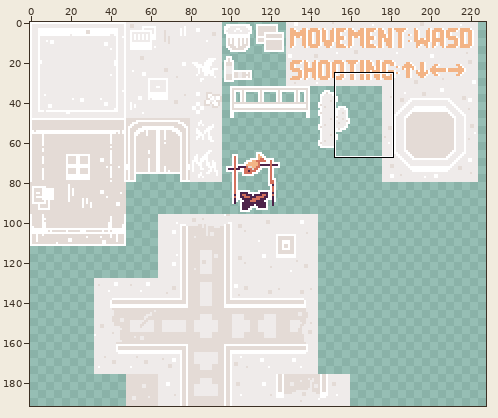
Two states of a sprite sheet, public/assets/tilesets/tileset.png. The picture above shows the old version from afar; the outline marks the close-up.
Close-up. As it was:
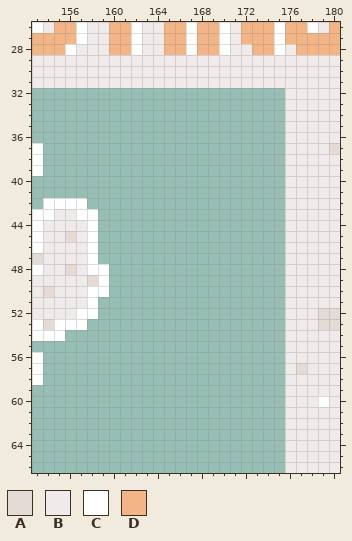
The file is 320x192 pixels. Shown: x 153..180, y 26..66. The wide view leaves out empty margins.
Palette (. is transparent): A #e4dbd6  B #efebea  C #ffffff  D #f3b486
Pixels before, first column x 153:
26 CBDDCBBDDCBBDDCDDCBDDDCDDCBD
27 DDDDCBBDDCBBDDCDDCBDDDCDDDDD
28 DDDCBBBDDCBBDDCDDCBBDDCBDDDD
29 BBBBBBBBBBBBBBBBBBBBBBBBBBBB
30 BBBBBBBBBBBBBBBBBBBBBBBBBBBB
31 BBBBBBBBBBBBBBBBBBBBBBBBBBBB
32 .......................BBBBB
33 .......................BBBBB
34 .......................BBBBB
35 .......................BBBBB
36 .......................BBBBB
37 C......................BBBBA
38 C......................BBBBB
39 C......................BBBBB
40 .......................BBBBB
41 .......................BBBBB
42 .CCCC..................BBBBB
43 CCBBCC.................BBBBB
44 CBBBBC.................BBBBB
45 CBBABC.................BBBBB
46 CBBBBC.................BBBBB
47 ABBBBC.................BBBBB
48 CBBABCC................BBBBB
49 BBBBBAC................BBBBB
50 BABBBCC................BBBBB
51 BBBBBC.................BBBBB
52 BBBBCC.................BBBAA
53 CACCC..................BBBAA
54 CCC....................BBBBB
55 .......................BBBBB
56 C......................BBBBB
57 C......................BABBB
58 C......................BBBBB
59 .......................BBBBB
60 .......................BBBCB
61 .......................BBBBB
62 .......................BBBBB
63 .......................BBBBB
64 .......................BBBBB
65 .......................BBBBB
66 .......................BBBBB
Now the later version:
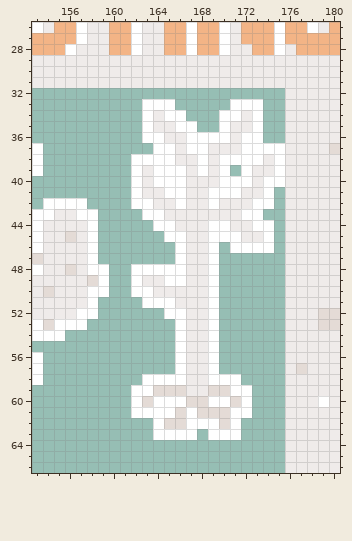
The exact change:
Changed rows in their new state; - is an unchanged pixel.
first column x 162:
33 -CCC-----CCC--
34 -CBCC---CCBC--
35 -CBBCC--CBBC--
36 -CCBBCCCCBCC--
37 --CCBCCBBBCCCC
38 CCCCBBCBCCCCBC
39 CBCCCBCBC-CBBC
40 CBCCCBBBCCCBCC
41 CBBCCBBCCCBBC-
42 CCBBCBBCBBBCC-
43 -CCBBBBBBBCC--
44 --CCBBBCCBBCC-
45 ---CCBBCCCBBC-
46 ----CBBC-CCCC-
47 ----CBBC------
48 CCCCCBBC------
49 CBBCCBBC------
50 CCBBBBBC------
51 -CCCBBBC------
52 ---CCBBC------
53 ----CBBC------
54 ----CBBC------
55 ----CBBC------
56 ----CBBC------
57 ----CBBC------
58 -CCCCBBCCC----
59 CCAAABBAACC---
60 CACCCAACCAC---
61 CCCCACAAACC---
62 --CAACCCAC----
63 --CCCC-CCC----
Pixel boxes of the changes (left, top, right, bottom) in both close-ups:
added: (131, 99, 285, 440)
